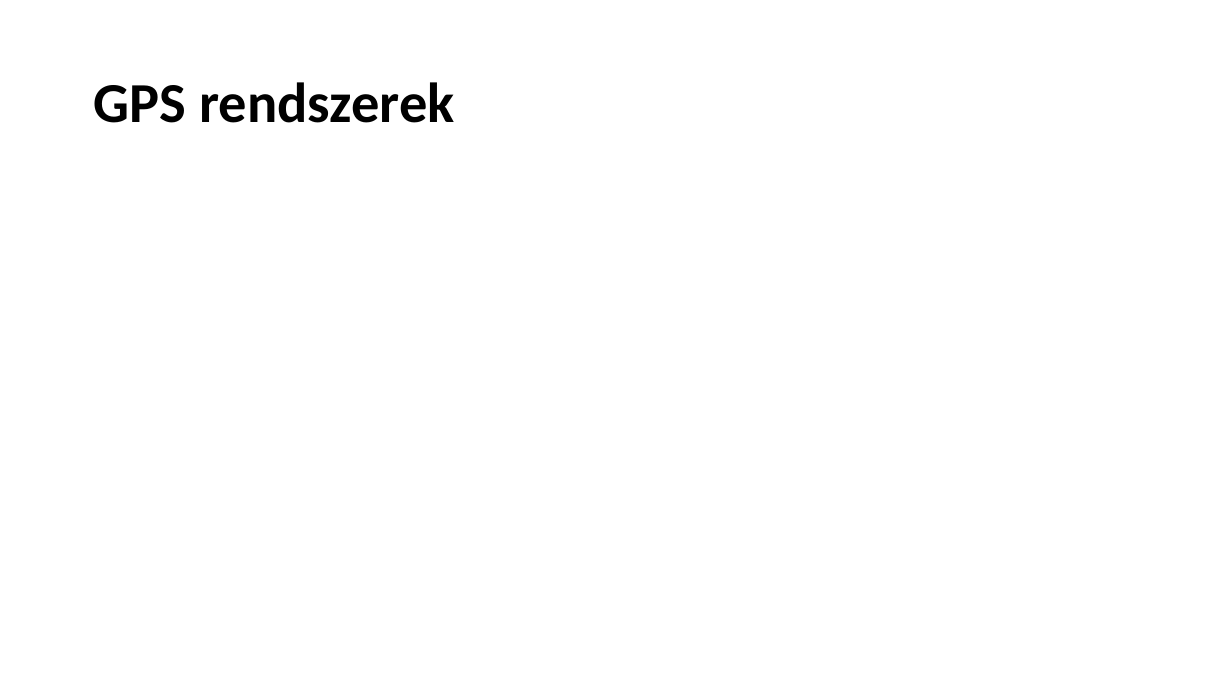
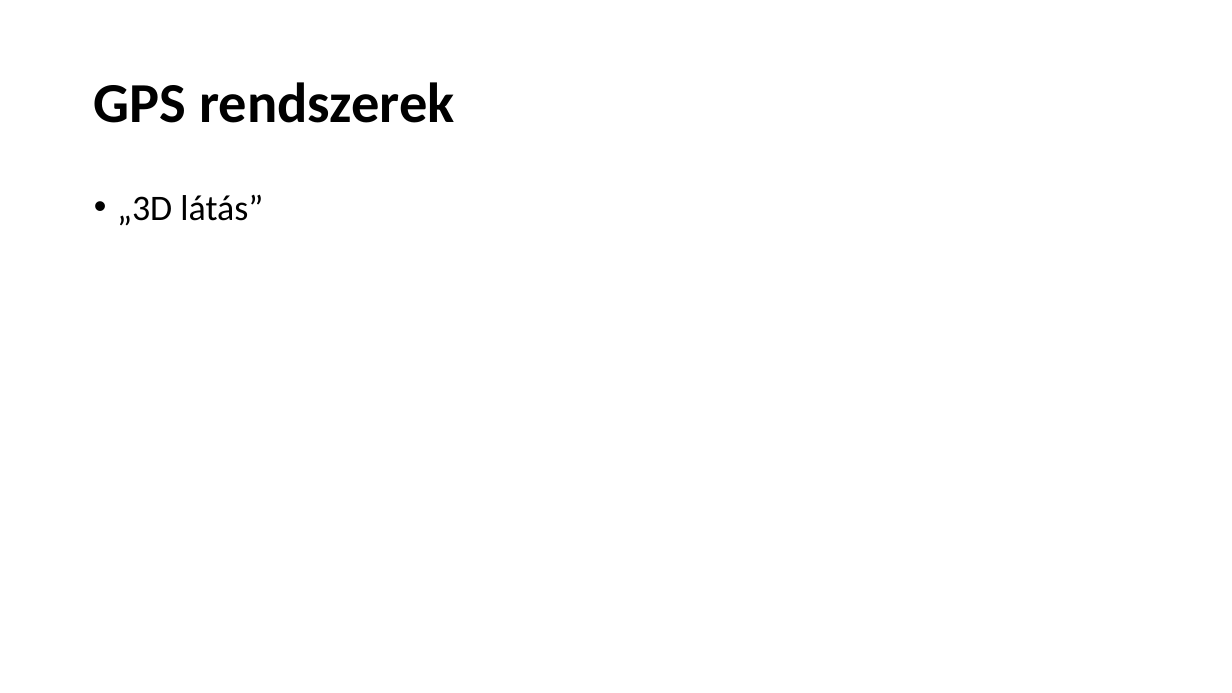
Before and after one commit to dzsofri/paprika, a slide deck: slide 7 of Informatika a mezőgazdaságban.pptx. Drawn at 1232x693 pixels with LibreOffice and Linux fonts; fonts in the diff are those of the drawing. Boxes give left, top, right and bottom in pixels: in the first picture for what was removed or moved away, otherwise in the second. Text is boxed around its words. In the diff, an @@ line names an element or a change of style, - is before the commit and + after.

```diff
--- a/Informatika a mezőgazdaságban.pptx
+++ b/Informatika a mezőgazdaságban.pptx
@@ text added at [117,194,263,225], 28 pt, text #000000 @@
+• „3D látás”
```
Also in this commit, not shown: 3 other slides changed, 7 slides added, 6 slides removed.
